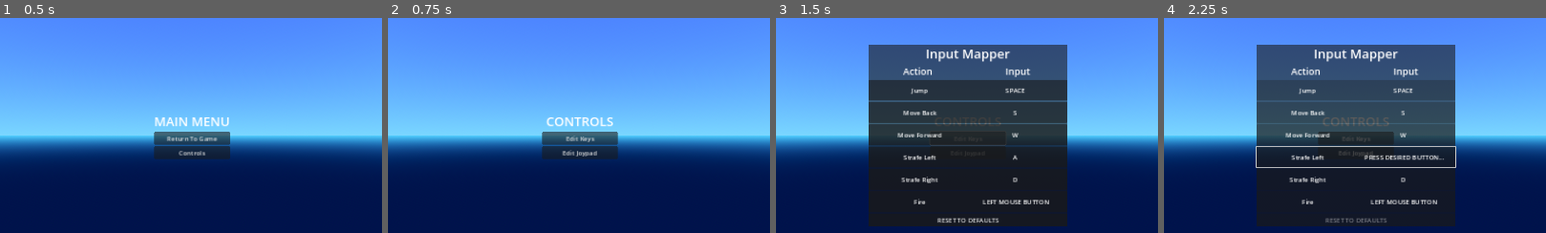
Above: before the commit, frames 1-4 (left to right).
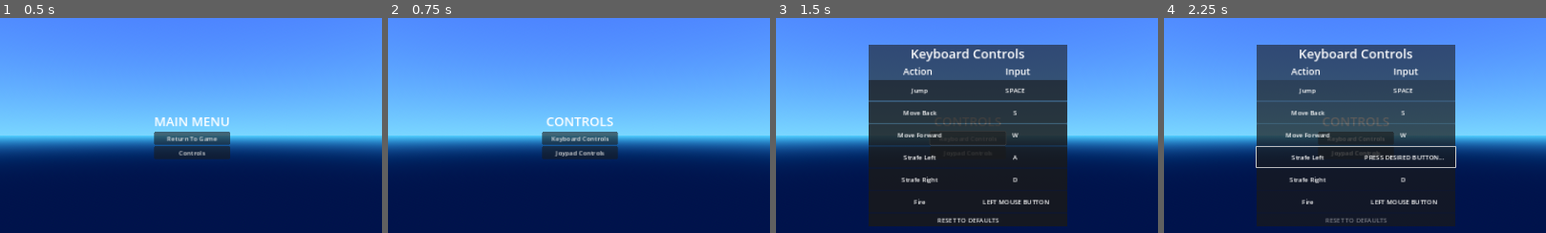
Above: after the commit, the same moments.

Repository: ditherworks/ditherworks_tools
Game: Godot game, scene res://demo/scenes/demo_world.tscn
The game is run twice, just before and just after one commit, with the same random seed, the same clock (stepped at 60 frames per second) and the same inputs.
Inputs:
- Up to frame 1 (0.5 s): no input
- Up to frame 2 (0.75 s): click "Controls" at 0.5 s
- Up to frame 3 (1.5 s): click "Edit Keys" (after the commit: "Keyboard Controls") at 1.25 s
- Up to frame 4 (2.25 s): click "Edit Joypad" (after the commit: "Joypad Controls") at 2 s
The pictures show only the part of the screen within x 25-75%, y 23-73%; the shares and areas given below are measured in that part.

Frame 1 is identical in both runs. In frame 2, 0.4% of the frame differs, in the area x 42-58%, y 54-65%; in frame 3, 0.9%; in frame 4, 1.0%, in the area x 35-65%, y 14-65%.

Commit message:
input mapper
- minor cleanup
- header changes based on input type member

Diff:
--- a/demo/scenes/front_end/controls_screen.tscn
+++ b/demo/scenes/front_end/controls_screen.tscn
@@ -34,7 +34,7 @@
 grow_horizontal = 2
 grow_vertical = 2
 
-[node name="Label" type="Label" parent="VBoxContainer"]
+[node name="Header" type="Label" parent="VBoxContainer"]
 layout_mode = 2
 text = "CONTROLS"
 label_settings = SubResource("LabelSettings_dmouo")
@@ -46,11 +46,11 @@
 
 [node name="Keys" type="Button" parent="VBoxContainer/ButtonList"]
 layout_mode = 2
-text = "Edit Keys"
+text = "Keyboard Controls"
 
 [node name="Pad" type="Button" parent="VBoxContainer/ButtonList"]
 layout_mode = 2
-text = "Edit Joypad
+text = "Joypad Controls
 "
 
 [node name="KeyMapper" parent="." instance=ExtResource("2_eka2q")]
--- a/demo/scenes/front_end/input_mapper.tscn
+++ b/demo/scenes/front_end/input_mapper.tscn
@@ -9,7 +9,7 @@
 [sub_resource type="LabelSettings" id="LabelSettings_vn2kw"]
 font_size = 24
 
-[node name="InputMapper" type="PanelContainer" node_paths=PackedStringArray("_buttons_parent", "_reset_button")]
+[node name="InputMapper" type="PanelContainer" node_paths=PackedStringArray("_header", "_buttons_parent", "_reset_button")]
 offset_right = 500.0
 offset_bottom = 52.0
 script = ExtResource("1_bk6er")
@@ -22,6 +22,7 @@
 "move_right": "Strafe Right",
 "shoot": "Fire1"
 }
+_header = NodePath("Content/Header")
 _buttons_parent = NodePath("Content/Buttons")
 _reset_button = NodePath("Content/Reset")
 
@@ -30,7 +31,7 @@
 
 [node name="Header" type="Label" parent="Content"]
 layout_mode = 2
-text = "Input Mapper"
+text = "Controls"
 label_settings = SubResource("LabelSettings_f65lp")
 horizontal_alignment = 1
 vertical_alignment = 1
@@ -38,7 +39,7 @@
 [node name="HBoxContainer" type="HBoxContainer" parent="Content"]
 layout_mode = 2
 
-[node name="Label" type="Label" parent="Content/HBoxContainer"]
+[node name="ActionHeader" type="Label" parent="Content/HBoxContainer"]
 layout_mode = 2
 size_flags_horizontal = 3
 text = "Action"
@@ -46,7 +47,7 @@
 horizontal_alignment = 1
 vertical_alignment = 1
 
-[node name="Label2" type="Label" parent="Content/HBoxContainer"]
+[node name="InputHeader" type="Label" parent="Content/HBoxContainer"]
 layout_mode = 2
 size_flags_horizontal = 3
 text = "Input"
--- a/demo/scripts/front_end/controls_screen.gd
+++ b/demo/scripts/front_end/controls_screen.gd
@@ -22,9 +22,8 @@
 func _input(event: InputEvent) -> void:
 	var key := event as InputEventKey
 	if key and key.pressed and key.keycode == KEY_ESCAPE:
-		if _key_mapper.visible:
+		if _key_mapper.is_active() or _pad_mapper.is_active():
 			_key_mapper.activate(false)
-		elif _pad_mapper.visible:
 			_pad_mapper.activate(false)
 		else:
 			_front_end.go_back()
--- a/input_mapper/input_mapper.gd
+++ b/input_mapper/input_mapper.gd
@@ -14,6 +14,7 @@
 # Members
 @export var _button_scene : PackedScene
 @export var _action_labels : Dictionary
+@export var _header : Label
 @export var _buttons_parent : Control
 @export var _reset_button : Button
 @export var _type : InputType
@@ -24,6 +25,9 @@
 
 # Default Callbacks
 func _ready() -> void:
+	if _header:
+		_header.text = "Keyboard Controls" if _type == InputType.Keyboard else "Joypad Controls"
+
 	_reset_button.pressed.connect(_reset)
 
 	_load()
@@ -38,6 +42,10 @@
 
 	if not enable:
 		_save()
+
+
+func is_active() -> bool:
+	return visible
 
 
 # Private Functions
